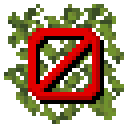
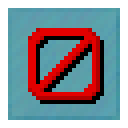
Layer changes from the first 128 x 128 image to the second:
added layer "cyan_stained_glass copy 3" above "azalea_leaves_bushy" over [8, 8, 120, 120]
hid "azalea_leaves_bushy" over [4, 4, 124, 124]
